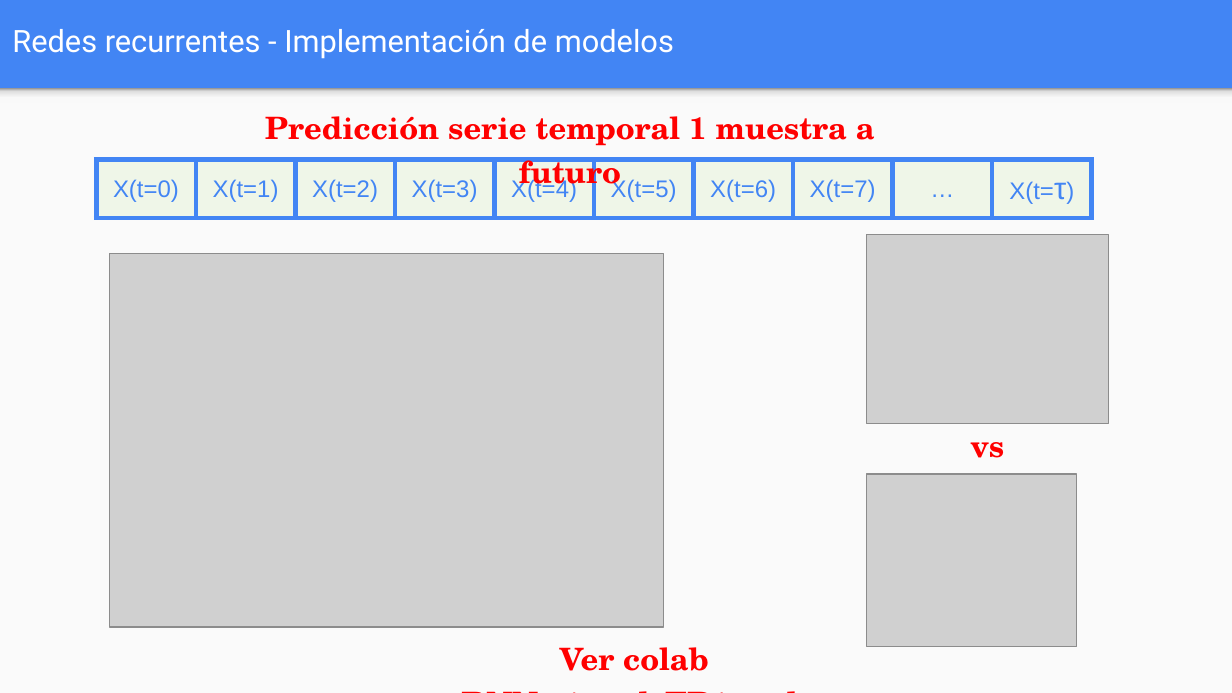
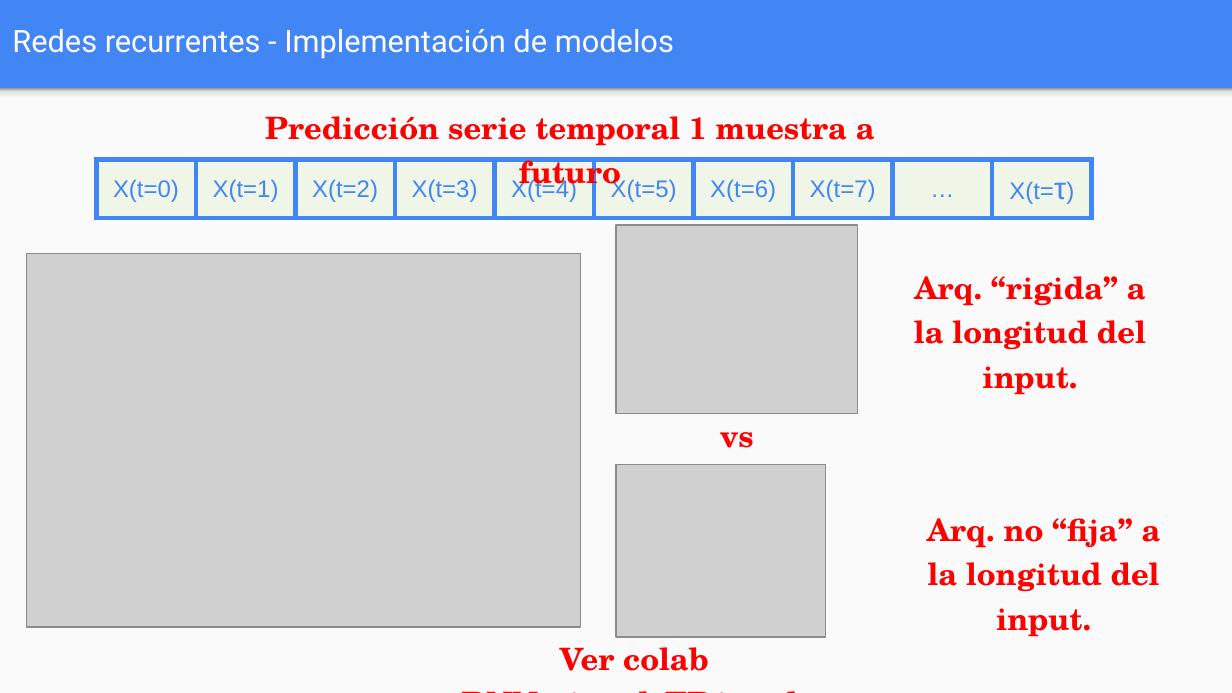
Before and after one commit to FIUBA-Posgrado-Inteligencia-Artificial/aprendizaje_profundo, a slide deck: slide 26 of clase_6/teoria/Clase_6.pptx. Drawn at 1232x693 pixels with LibreOffice and Linux fonts; fonts in the diff are those of the drawing; grey boxes stand for pictures. Boxes give left, top, right and bottom in pixels: in the first picture for what was removed or moved away, otherwise in the second. Text is boxed around its words. In the diff, an @@ line names an element or a change of style, - is before the commit and + after.

```diff
--- a/clase_6/teoria/Clase_6.pptx
+++ b/clase_6/teoria/Clase_6.pptx
@@ picture moved from (x1=110, y1=254, x2=664, y2=627) to (x1=26, y1=254, x2=580, y2=627) @@
@@ text added at (x1=914, y1=276, x2=1146, y2=395), 18 pt, text #FF0000, bold @@
+Arq. “rigida” a la longitud del input.
@@ 2 pictures, 1 text moved together from (x1=866, y1=235, x2=1108, y2=647) to (x1=616, y1=225, x2=857, y2=637) @@
@@ text added at (x1=927, y1=518, x2=1161, y2=637), 18 pt, text #FF0000, bold @@
+Arq. no “fija” a la longitud del input.
```
Also in this commit, not shown: 18 other slides changed, 1 other file.
